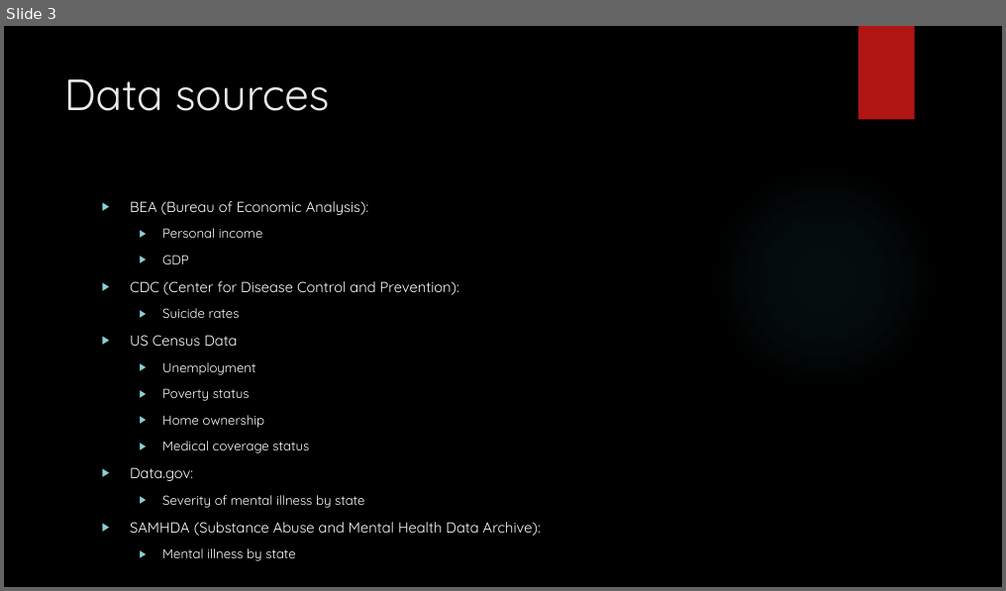
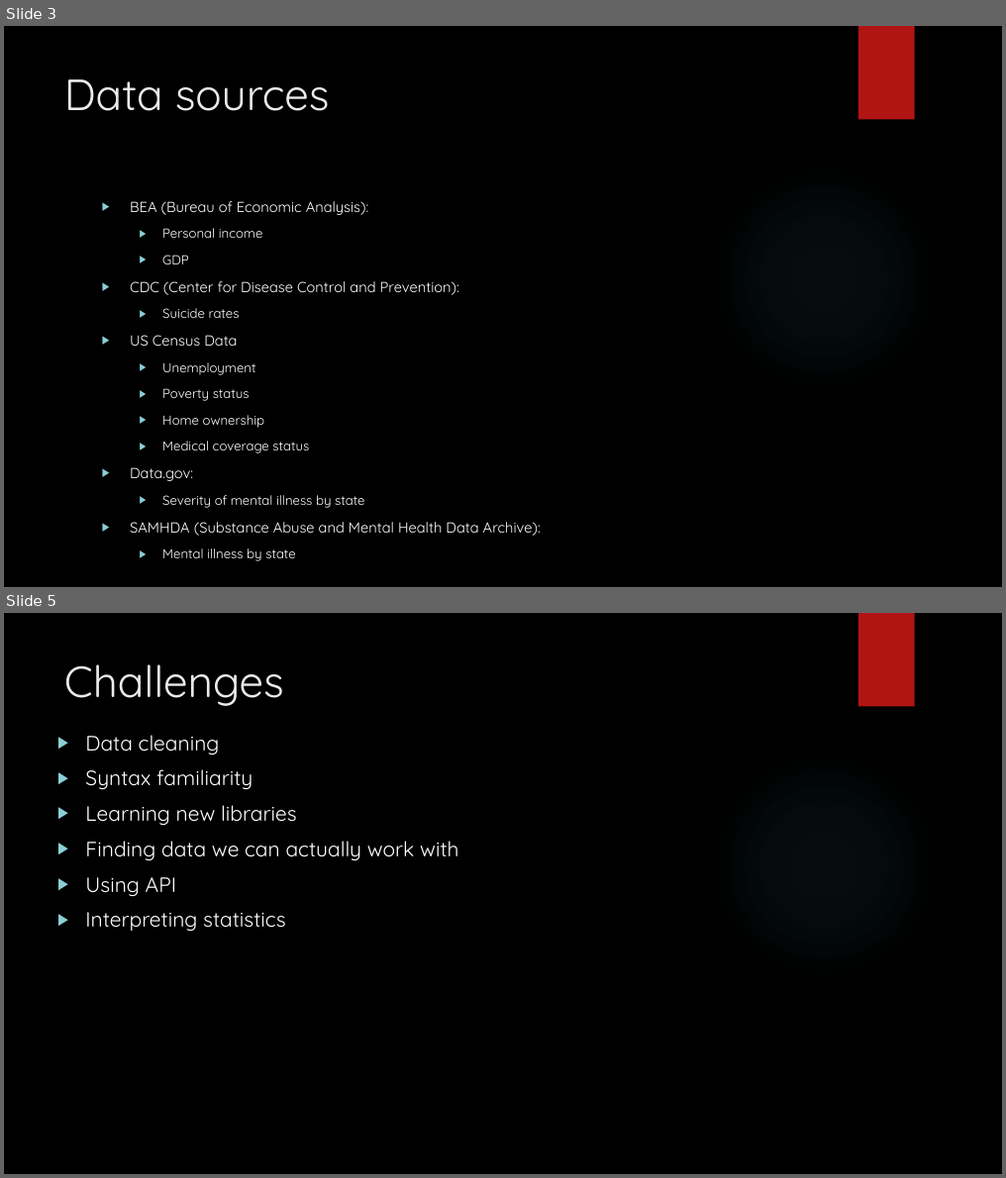
Before and after one commit to brian-e-haley/Mental_health_US, a slide deck: Output/MentalHealth_in_the_US.pptx. Shown one above the other, each under a label of ours: slide 3 before the commit, slides 3 and 5 after it; the slides between them are not shown. The pictures are 1006x591 and 1006x1178 pixels, drawn with LibreOffice and Linux fonts; fonts in the diff are those of the drawing; background and template pictures are left out. Boxes give left, top, right and bottom in pixels: in the first picture for what was removed or moved away, otherwise in the second. Text is boxed around its words. In the diff, an @@ line names an element or a change of style, - is before the commit and + after.

```diff
--- a/Output/MentalHealth_in_the_US.pptx
+++ b/Output/MentalHealth_in_the_US.pptx
@@ slide 5 added at (4,613,1002,1174), background picture (left out); not listed: 2 template elements that a slide beside it also shows @@
@@ title added at (64,664,284,706), 42 pt, text #EBEBEB @@
+Challenges
@@ text added at (85,735,458,932), 20 pt, text #FFFFFF @@
+▶ Data cleaning
+▶ Syntax familiarity
+▶ Learning new libraries
+▶ Finding data we can actually work with
+▶ Using API
+▶ Interpreting statistics
```
Also in this commit, not shown: 4 other slides added.
